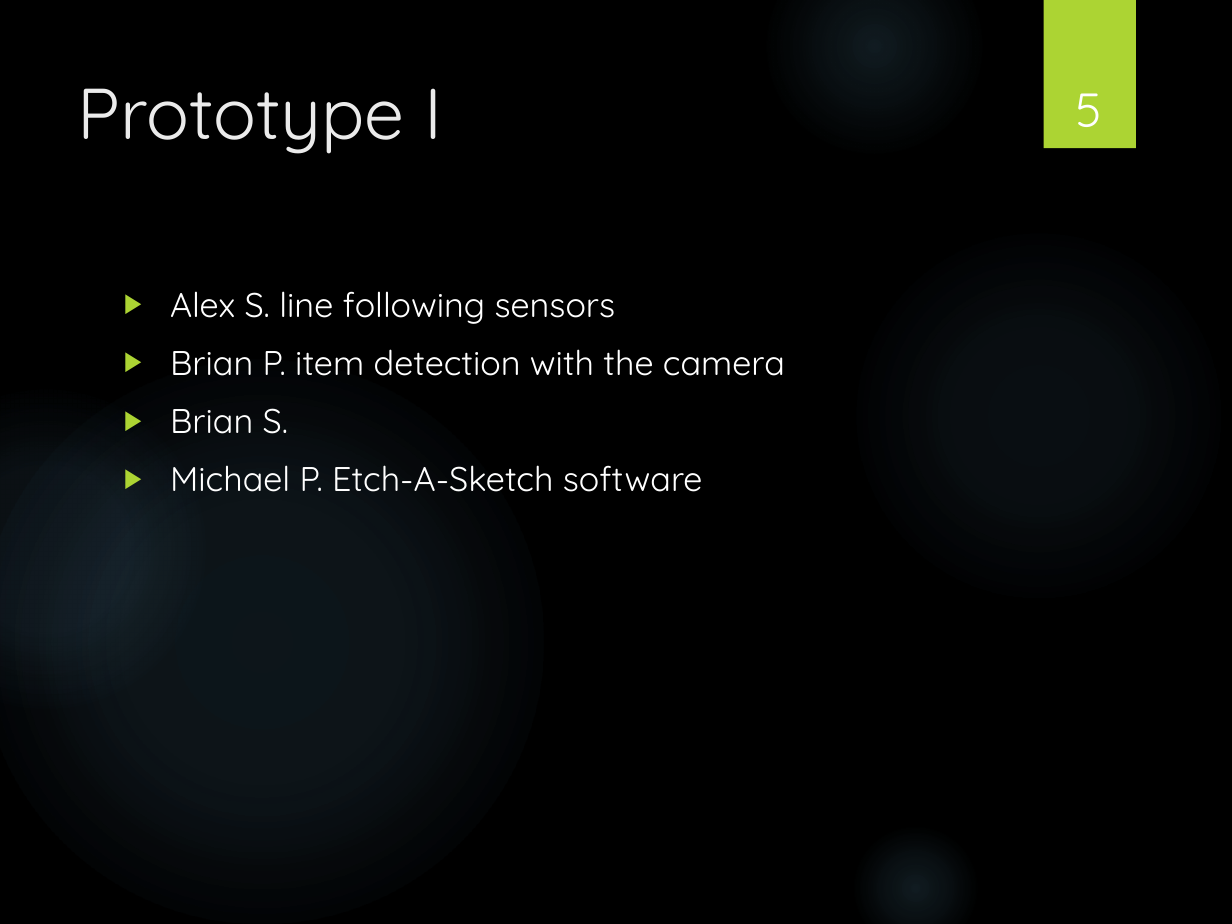
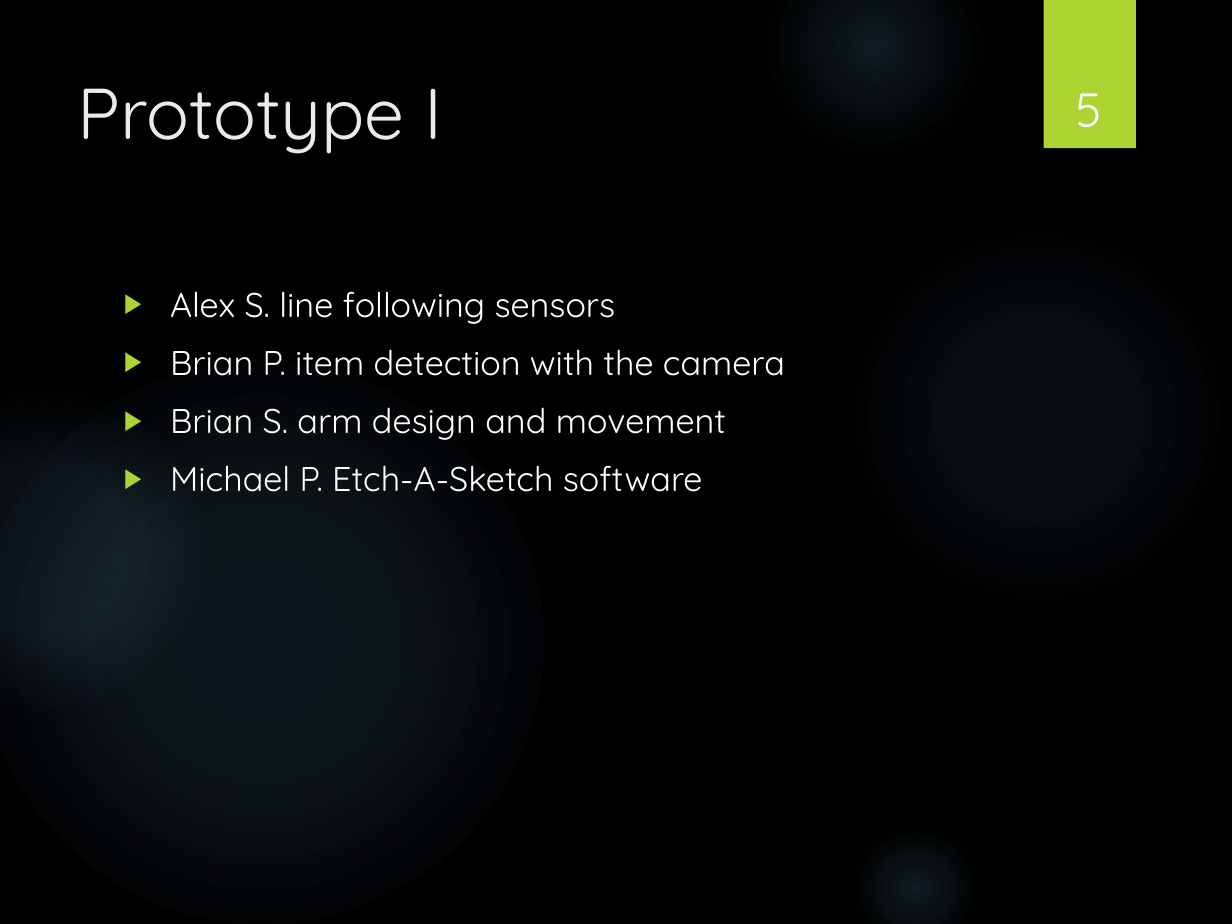
Before and after one commit to powellb1/CapStone, a slide deck: slide 5 of Documentation/Class Presentations/Are We There Yet Progress Report 5.pptx. Drawn at 1232x924 pixels with LibreOffice and Linux fonts; fonts in the diff are those of the drawing; background and template pictures are left out. Boxes give left, top, right and bottom in pixels: in the first picture for what was removed or moved away, otherwise in the second. Text is boxed around its words. In the diff, an @@ line names an element or a change of style, - is before the commit and + after.

Commit message:
Progress report 5
Added it

```diff
--- a/Documentation/Class Presentations/Are We There Yet Progress Report 5.pptx
+++ b/Documentation/Class Presentations/Are We There Yet Progress Report 5.pptx
@@ text at [170,407,726,440]: text changed @@
-▶ Brian S.
+▶ Brian S. arm design and movement
```
